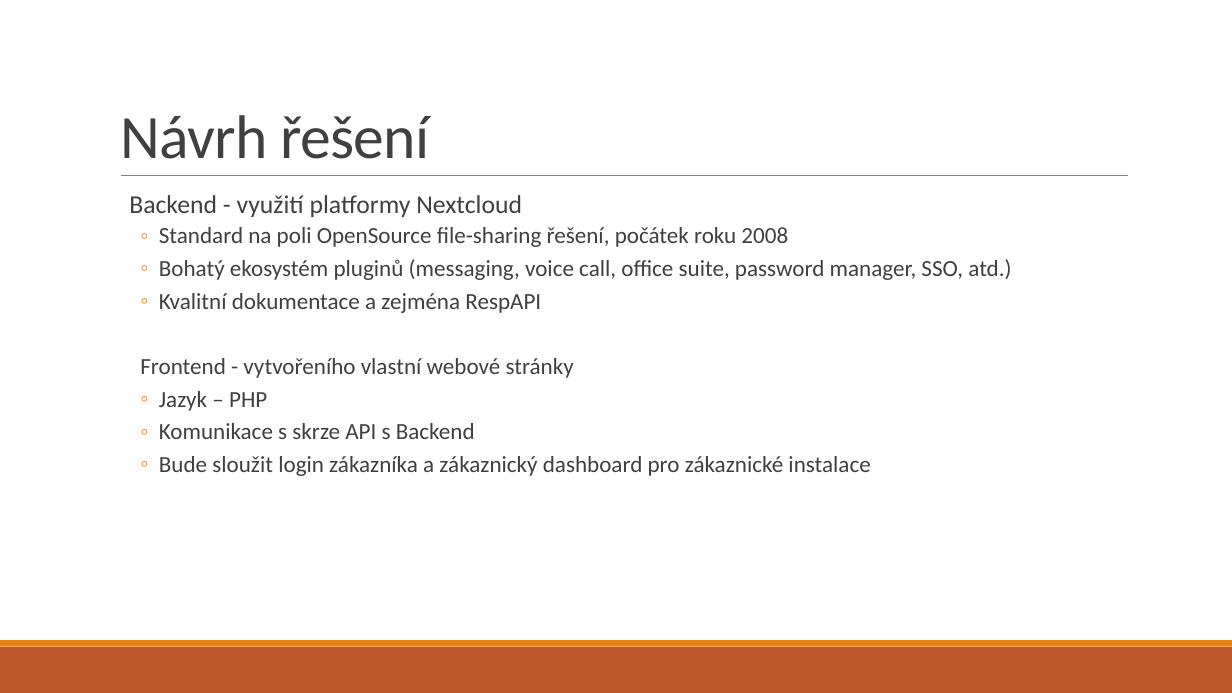
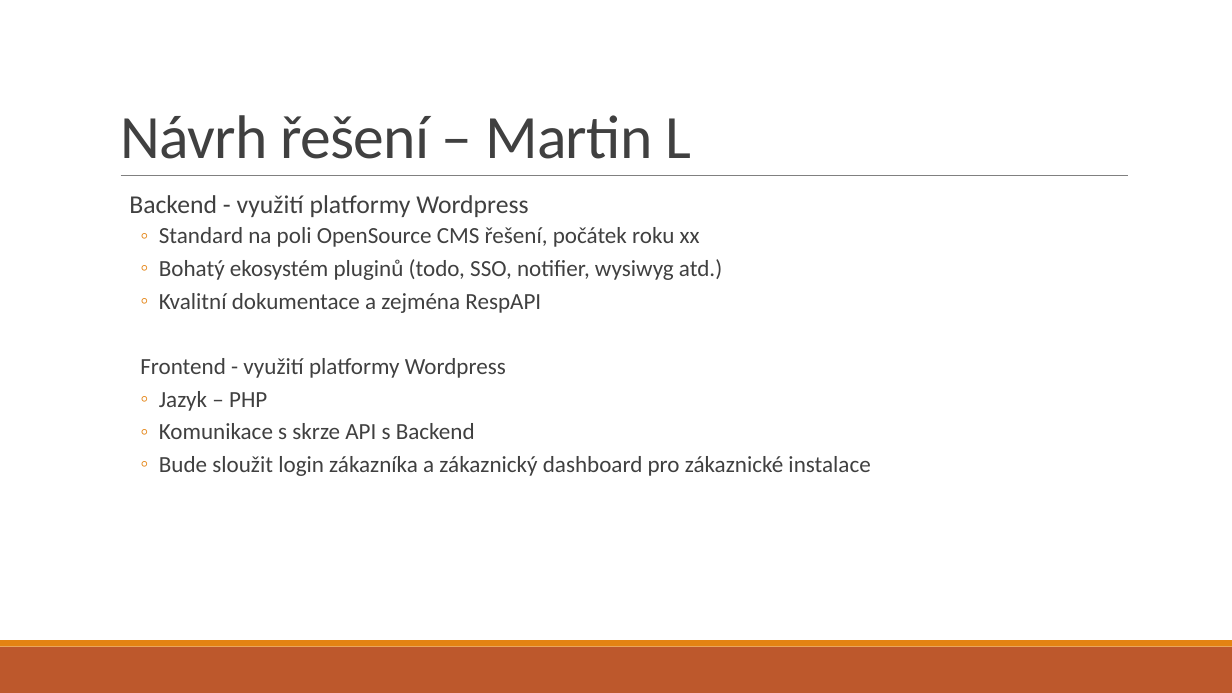
Before and after one commit to marlingocze/plutorsp, a slide deck: slide 4 of dokumenty/prezentace_rsp1.pptx. Drawn at 1232x693 pixels with LibreOffice and Linux fonts; fonts in the diff are those of the drawing. Boxes give left, top, right and bottom in pixels: in the first picture for what was removed or moved away, otherwise in the second. Text is boxed around its words. In the diff, an @@ line names an element or a change of style, - is before the commit and + after.

Commit message:
Add: DoD, DoR, Presentation

```diff
--- a/dokumenty/prezentace_rsp1.pptx
+++ b/dokumenty/prezentace_rsp1.pptx
@@ title at (120,115,691,159): text changed @@
-Návrh řešení
+Návrh řešení – Martin L
@@ text at (129,195,722,280): text changed @@
-  Backend - využití platformy Nextcloud
-  ◦ Standard na poli OpenSource file-sharing řešení, počátek roku 2008
-  ◦ Bohatý ekosystém pluginů (messaging, voice call, office suite, password manager, SSO, atd.)
+  Backend - využití platformy Wordpress
+  ◦ Standard na poli OpenSource CMS řešení, počátek roku xx
+  ◦ Bohatý ekosystém pluginů (todo, SSO, notifier, wysiwyg atd.)
@@ text at (140,358,506,378): text changed @@
-  Frontend - vytvořeního vlastní webové stránky
+  Frontend - využití platformy Wordpress
```
Also in this commit, not shown: 3 other slides changed, 4 slides added, 3 other files.
